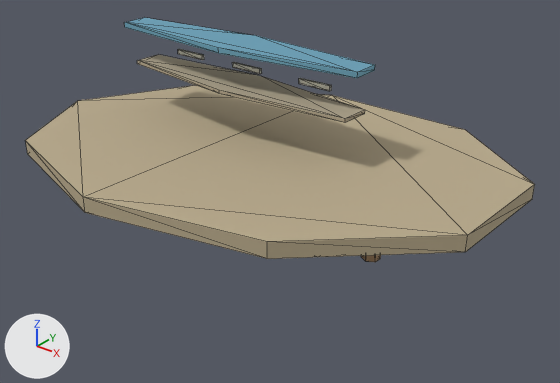
An edit to the glTF model assets/procedural/pretty/beach.glb, drawn before and after from the same camera.
One viewpoint serves both versions: a 50 mm camera at (7.43, -8.67, 6.65) aimed at (0.45, 0.07, 1.23). Arrows for +X, +Y and +Z are at lower left; the lights stay in place. The older version comes first. Mesh edges are drawn as thin lines. Vertices at exactly the same position are counted once.

Before the edit, the objects in view are built like this:
```python
me_beach_mesh = bpy.data.meshes.new('beach_mesh')
me_beach_mesh.from_pydata(...)  # 166 vertices, 268 faces; spans x -4.0..4.0, y -2.85..2.85, z 0.0..3.39
# faces by material slot: [44, 28, 20, 20, 56, 20, 60, 20]
me_beach_mesh.materials.append(mat_beach_sand_shadow)  # beige #b8aa8b
me_beach_mesh.materials.append(mat_beach_sand)  # beige #d4c5a2
me_beach_mesh.materials.append(mat_beach_wet_sand)  # beige #afa48b
me_beach_mesh.materials.append(mat_beach_water)  # cyan #6faac2
me_beach_mesh.materials.append(mat_beach_foam)  # white #e5e3d3
me_beach_mesh.materials.append(mat_beach_palm_trunk)  # brown #a68665
me_beach_mesh.materials.append(mat_beach_palm_leaf)  # green #89b881
me_beach_mesh.materials.append(mat_beach_shell)  # pink #daaaa2
ob_beach_root = bpy.data.objects.new('beach_root', me_beach_mesh)
ob_beach_root.location = (0.0, 0.0, 0.0)
```
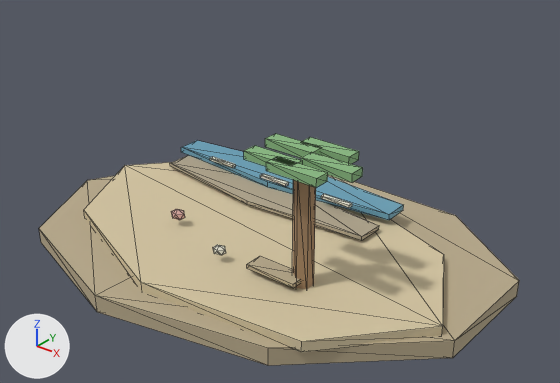
Where the change shows, as pixel boxes (x1, y1, x2, y2) in the pictures (560 x 383 px; the box of a moved part takes in the faces that stretch with it):
'beach_root', reshaped: before (25, 18, 535, 262); after (39, 134, 519, 366)
part 1 of me_beach_mesh, moved or reshaped: before (25, 86, 535, 259); after (39, 175, 519, 366)
part 2 of me_beach_mesh, moved or reshaped (not visible before): after (247, 256, 300, 288)
part 3 of me_beach_mesh, moved or reshaped (not visible before): after (84, 162, 444, 352)
part 4 of me_beach_mesh, moved or reshaped: before (137, 55, 365, 123); after (170, 155, 379, 241)
part 5 of me_beach_mesh, moved or reshaped: before (124, 18, 375, 78); after (181, 140, 404, 220)
part 6 of me_beach_mesh, moved or reshaped: before (178, 49, 204, 60); after (210, 156, 236, 168)
part 7 of me_beach_mesh, moved or reshaped: before (232, 62, 262, 74); after (260, 174, 289, 186)
part 8 of me_beach_mesh, moved or reshaped: before (299, 78, 332, 91); after (321, 194, 352, 208)
part 9 of me_beach_mesh, moved or reshaped (not visible before): after (213, 245, 226, 255)
part 10 of me_beach_mesh, moved or reshaped: before (361, 255, 381, 262); after (292, 180, 316, 289)
part 11 of me_beach_mesh, moved or reshaped (not visible before): after (301, 152, 363, 182)
part 12 of me_beach_mesh, moved or reshaped (not visible before): after (303, 137, 359, 164)
part 13 of me_beach_mesh, moved or reshaped (not visible before): after (265, 134, 322, 158)
part 14 of me_beach_mesh, moved or reshaped (not visible before): after (244, 145, 303, 166)
part 15 of me_beach_mesh, moved or reshaped (not visible before): after (266, 156, 328, 187)
part 16 of me_beach_mesh, moved or reshaped (not visible before): after (171, 209, 185, 220)

The edits, one by one:
me_beach_mesh is used by ob_beach_root; location (0.0, 0.0, 0.0).
me_beach_mesh had 166 vertices, 268 faces and spanned x -4.0..4.0, y -2.85..2.85, z 0.0..3.39.
me_beach_mesh now has 166 vertices, 268 faces and spans x -4.0..4.0, y -2.85..2.85, z 0.0..2.5.
me_beach_mesh part 1: the loose piece of 18 vertices spanning x -4.0..4.0, y -2.85..2.85, z 1.66..1.91 is scaled about its middle by (1, 1, 1.17), then moved by (0.0, 0.0, -1.64).
me_beach_mesh part 2: the loose piece of 8 vertices spanning x 0.79..1.67, y 0.4..0.46, z 0.55..0.87 is scaled about its middle by (1, 5.2, 0.226), then moved by (0.0, -1.43, -0.15).
me_beach_mesh part 3: the loose piece of 16 vertices spanning x -3.72..3.74, y -2.01..2.5, z 1.56..1.71 is scaled about its middle by (1, 1, 1.17), then moved by (0.0, -0.32, -1.29).
me_beach_mesh part 4: the loose piece of 12 vertices spanning x -2.9..1.65, y -0.11..0.88, z 2.68..2.74 is moved by (0.0, 0.61, -2.2).
me_beach_mesh part 5: the loose piece of 12 vertices spanning x -3.13..1.68, y -0.01..0.94, z 3.3..3.39 is moved by (0.0, 1.17, -2.74).
me_beach_mesh part 6: the loose piece of 8 vertices spanning x -2.19..-1.6, y 0.53..0.57, z 2.91..3.0 is scaled about its middle by (1, 1.94, 0.603), then moved by (0.0, 0.7, -2.25).
me_beach_mesh part 7: the loose piece of 8 vertices spanning x -0.92..-0.33, y 0.53..0.57, z 2.91..3.0 is scaled about its middle by (1, 1.94, 0.603), then moved by (0.0, 0.7, -2.25).
me_beach_mesh part 8: the loose piece of 8 vertices spanning x 0.45..1.04, y 0.53..0.57, z 2.91..3.0 is scaled about its middle by (1, 1.94, 0.603), then moved by (0.0, 0.7, -2.25).
me_beach_mesh part 9: the loose piece of 12 vertices spanning x 0.12..0.34, y 0.42..0.55, z 0.46..0.66 is scaled about its middle by (1, 1.33, 0.88), then moved by (0.0, -1.64, 0.07).
me_beach_mesh part 10: the loose piece of 12 vertices spanning x 1.48..1.76, y 0.87..1.18, z 0.0..1.71 is scaled about its middle by (1, 1, 1.17), then moved by (0.0, -1.88, 0.41).
me_beach_mesh part 11: the loose piece of 8 vertices spanning x 1.65..2.48, y 1.97..2.08, z 0.73..0.98 is scaled about its middle by (1, 2.22, 0.528), then moved by (0.0, -2.88, 1.58).
me_beach_mesh part 12: the loose piece of 8 vertices spanning x 1.3..2.13, y 1.97..2.08, z 1.16..1.41 is scaled about its middle by (1, 2.22, 0.528), then moved by (0.0, -2.45, 1.15).
me_beach_mesh part 13: the loose piece of 8 vertices spanning x 0.83..1.66, y 1.97..2.08, z 0.96..1.2 is scaled about its middle by (1, 2.22, 0.528), then moved by (0.0, -2.66, 1.35).
me_beach_mesh part 14: the loose piece of 8 vertices spanning x 0.89..1.72, y 1.97..2.08, z 0.43..0.67 is scaled about its middle by (1, 2.22, 0.528), then moved by (0.0, -3.18, 1.88).
me_beach_mesh part 15: the loose piece of 8 vertices spanning x 1.37..2.2, y 1.97..2.08, z 0.33..0.57 is scaled about its middle by (1, 2.22, 0.528), then moved by (0.0, -3.29, 1.99).
me_beach_mesh part 16: the loose piece of 12 vertices spanning x -1.24..-0.98, y 0.41..0.56, z 0.89..1.11 is scaled about its middle by (1, 1.29, 0.912), then moved by (0.0, -1.2, -0.37).
